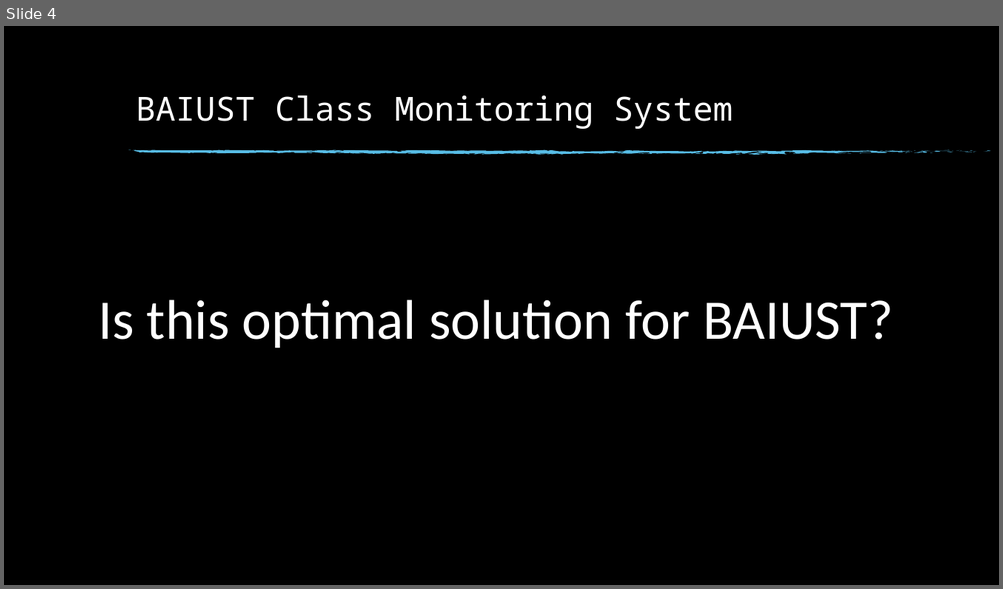
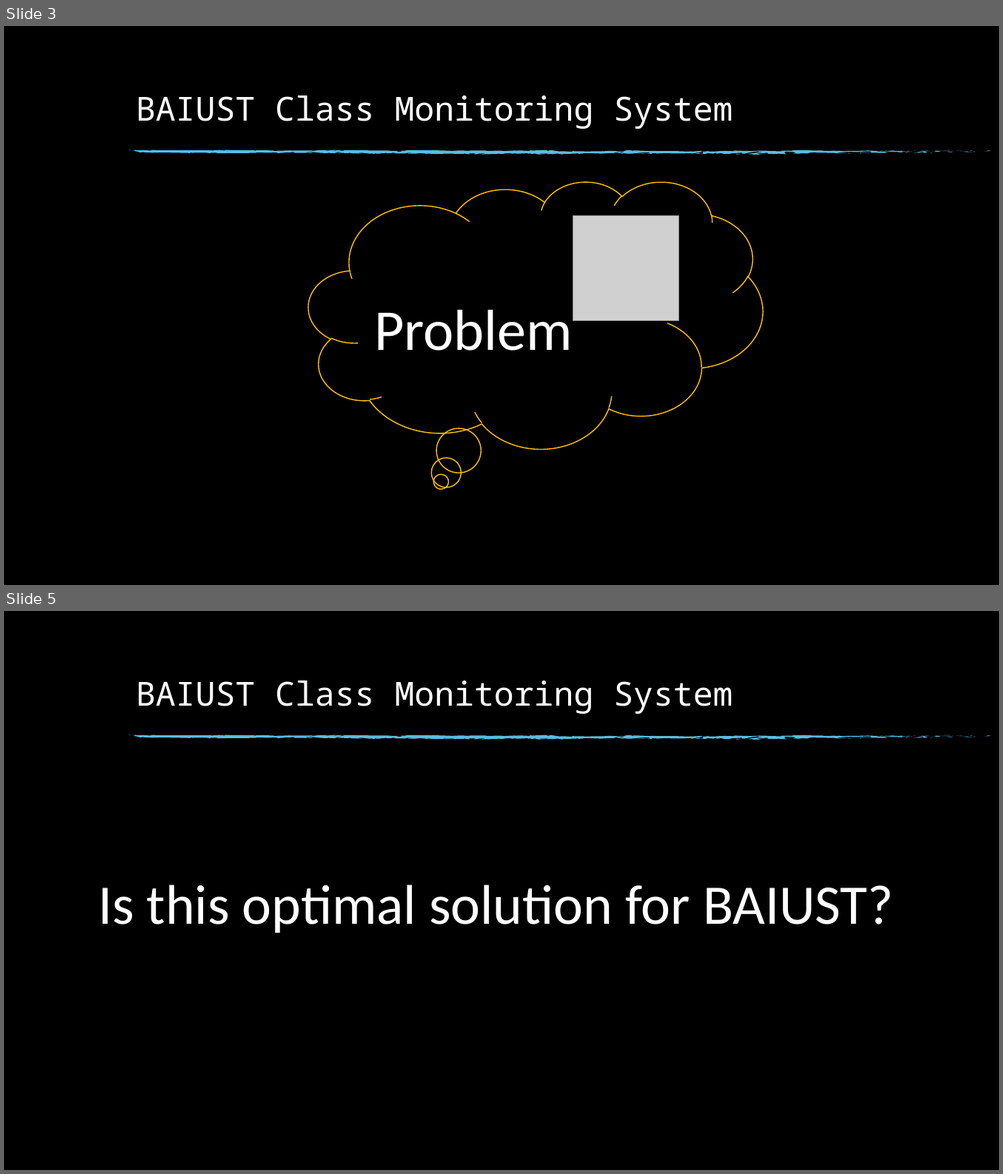
Before and after one commit to gmshakhawat/FinalYearProject, a slide deck: Project Presentation.pptx. Shown one above the other, each under a label of ours: slide 4 before the commit, slides 3 and 5 after it; the slides between them are not shown. The pictures are 1003x589 and 1003x1174 pixels, drawn with LibreOffice and Linux fonts; fonts in the diff are those of the drawing; grey boxes stand for pictures; background and template pictures are left out. Boxes give left, top, right and bottom in pixels: in the first picture for what was removed or moved away, otherwise in the second. Text is boxed around its words. In the diff, an @@ line names an element or a change of style, - is before the commit and + after.

```diff
--- a/Project Presentation.pptx
+++ b/Project Presentation.pptx
@@ slide 3 added at [4, 26, 999, 585], background picture (left out); not listed: 74 template elements that a slide beside it also shows @@
@@ title added at [136, 96, 732, 129], 32 pt, text #FFFFFF @@
+BAIUST Class Monitoring System
@@ thought cloud added at [308, 181, 762, 449], outline #FFC000 1 pt @@
@@ picture added at [572, 215, 678, 321] @@
@@ text added at [374, 309, 572, 351], 55.8 pt, text #FFFFFF @@
+Problem
@@ what was slide 4 is now slide 5 @@
```
Also in this commit, not shown: 2 slides changed.
